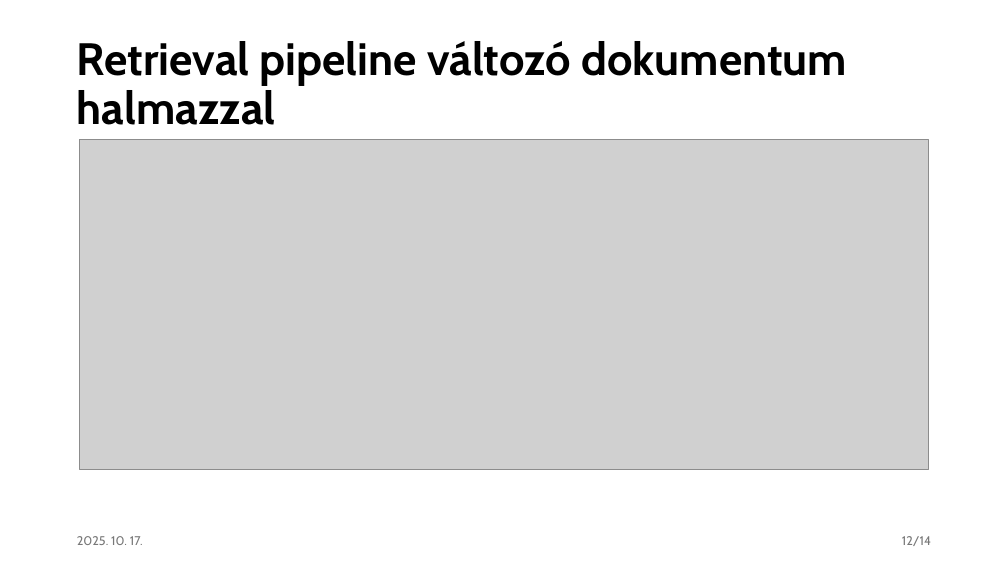
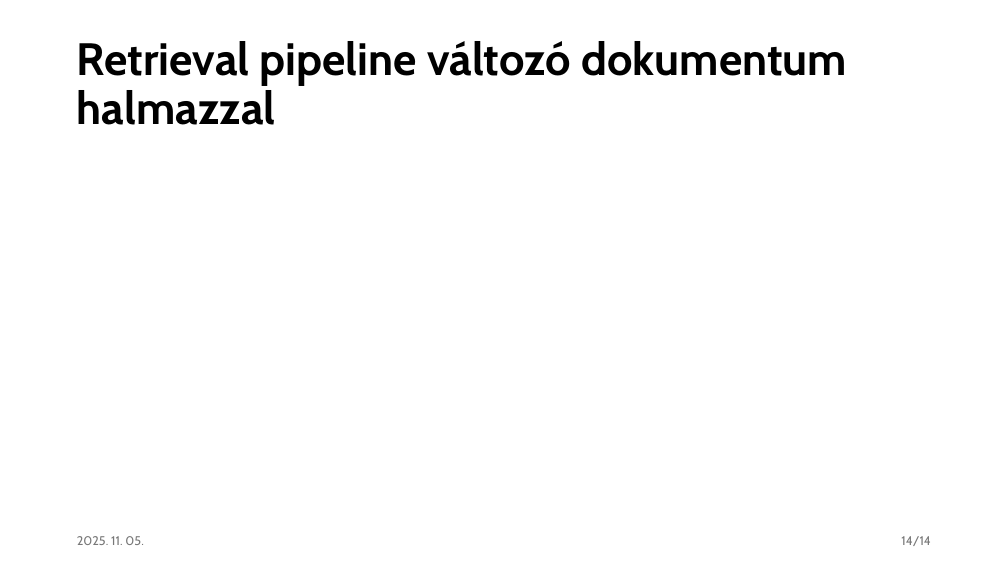
Before and after one commit to czotterbenedek/rag-onlineclustering-optimization, a slide deck: slide 14 of tdk/tdk_v1.pptx (slide 12 before the commit). Drawn at 1008x567 pixels with LibreOffice and Linux fonts; fonts in the diff are those of the drawing; grey boxes stand for pictures. Boxes give left, top, right and bottom in pixels: in the first picture for what was removed or moved away, otherwise in the second. Text is boxed around its words. In the diff, an @@ line names an element or a change of style, - is before the commit and + after.

```diff
--- a/tdk/tdk_v1.pptx
+++ b/tdk/tdk_v1.pptx
@@ picture removed at [80, 140, 929, 470] @@
@@ text at [77, 536, 143, 545]: text changed @@
-2025. 10. 17.
+2025. 11. 05.
@@ page number at [901, 536, 931, 546]: text changed @@
-12/14
+14/14
```
Also in this commit, not shown: 13 other slides changed, 2 slides added.
